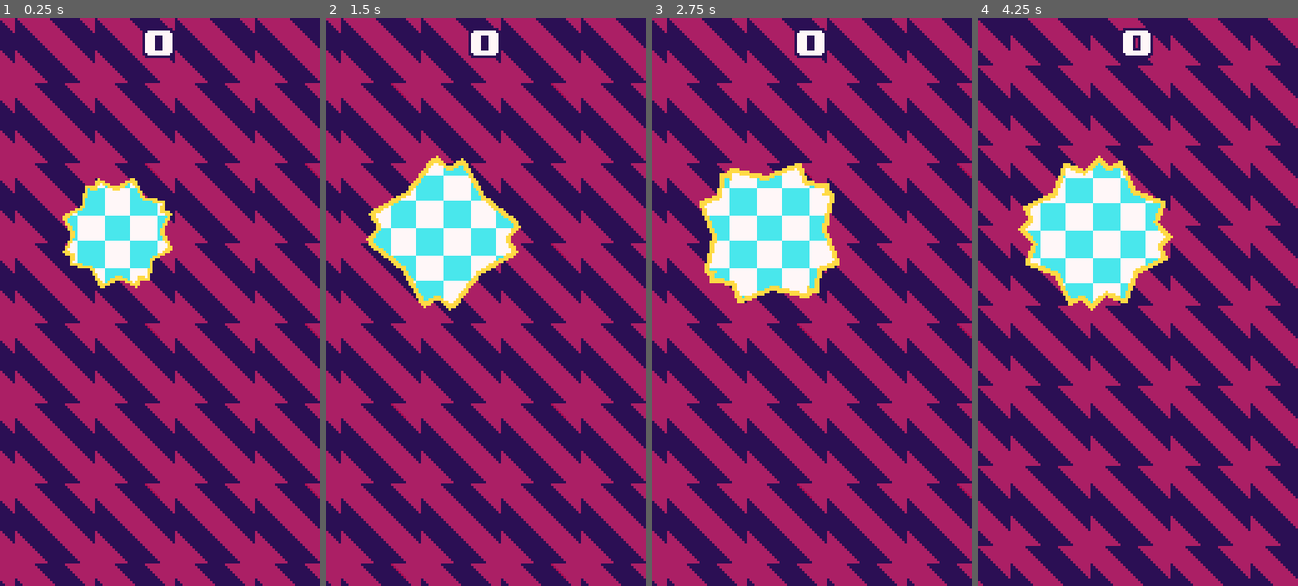
Above: before the commit, frames 1-4 (left to right).
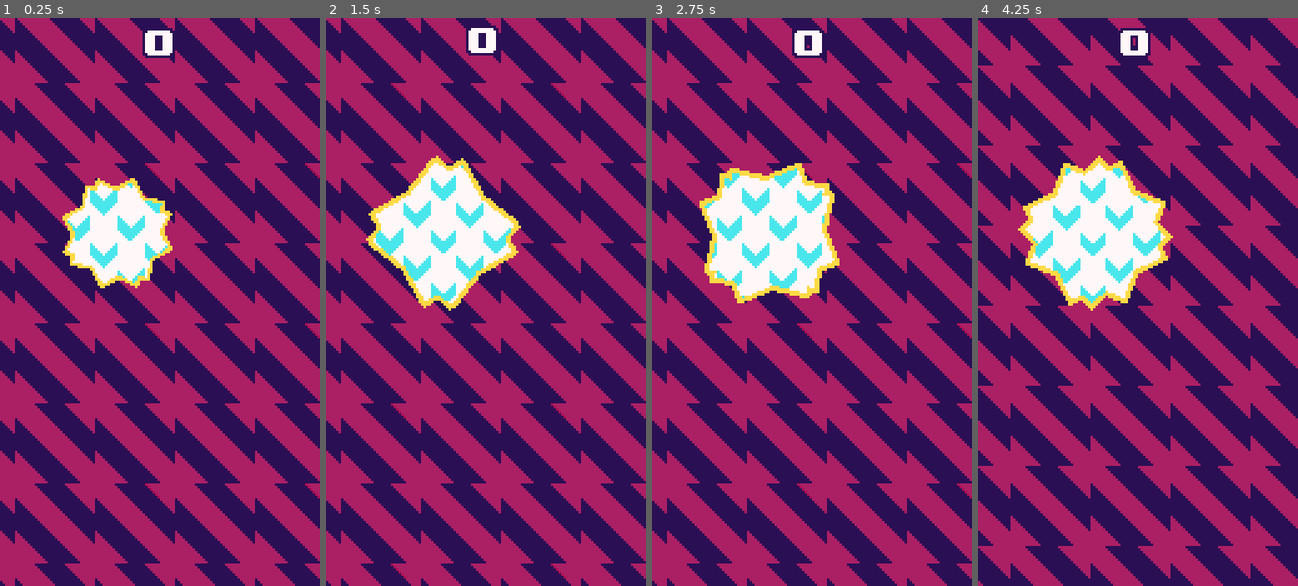
Above: after the commit, the same moments.

Repository: onsclom/MobileGameTemp
Game: Godot game, scene res://Main.tscn
Same seed, same stepped clock (60 frames per second), same inputs: the game is played once before the commit and once after it.
Inputs (mouse positions are in pixels of both pictures, inside the frame that each line leads up to):
- Up to frame 1 (0.25 s): no input
- Up to frame 2 (1.5 s): move the mouse to (556, 273) at 0.52 s; click (556, 273) at 0.67 s; move the mouse to (422, 330) at 1.27 s; hold Down (ui_down) from 1.28 s (still down)
- Up to frame 3 (2.75 s): move the mouse to (844, 177) at 2.02 s; release Down (ui_down) at 2.03 s
- Up to frame 4 (4.25 s): move the mouse to (1122, 415) at 2.77 s; click (1122, 415) at 2.92 s; move the mouse to (1234, 387) at 3.52 s; hold Down (ui_down) from 3.53 s (still down)

The runs differ from the first frame. In frame 1, 2.0% of the frame differs, in the area x 21-53%, y 29-47%; in frame 2, 3.4%; in frame 3, 3.3%; in frame 4, 3.7%, in the area x 15-58%, y 1-50%.

Commit message:
Adding score shake

Diff:
--- /dev/null
+++ b/GameManager.tscn
@@ -0,0 +1,6 @@
+[gd_scene load_steps=2 format=2]
+
+[ext_resource path="res://Singleton.gd" type="Script" id=1]
+
+[node name="GameManager" type="Node"]
+script = ExtResource( 1 )
--- /dev/null
+++ b/LabelShake.gd
@@ -0,0 +1,41 @@
+extends Label
+
+export var decay = .8  # How quickly the shaking stops [0, 1].
+export var max_offset = Vector2(7, 7)  # Maximum hor/ver shake in pixels.
+export var max_roll = 0.1  # Maximum rotation in radians (use sparingly).
+export (NodePath) var target  # Assign the node this camera will follow.
+
+var trauma = 0.0  # Current shake strength.
+var trauma_power = 2  # Trauma exponent. Use [2, 3].
+onready var noise = OpenSimplexNoise.new()
+var noise_y = 0
+
+func _ready():
+	randomize()
+	noise.seed = randi()
+	noise.period = 4
+	noise.octaves = 2
+
+func _process(delta):
+	rect_position = Vector2(0,0)
+	if trauma:
+		trauma = max(trauma - decay * delta, 0)
+		shake()
+
+	if Input.is_action_just_pressed("ui_down"):
+		add_trauma(.7)
+
+func shake():
+	var amount = pow(trauma, trauma_power)
+	noise_y += 1
+	# Using noise
+	#rotation = max_roll * amount * noise.get_noise_2d(noise.seed, noise_y)
+	rect_position.x = max_offset.x * amount * noise.get_noise_2d(noise.seed*2, noise_y)
+	rect_position.y = max_offset.y * amount * noise.get_noise_2d(noise.seed*3, noise_y)
+	if abs(rect_position.x)<1:
+		rect_position.x = 0
+	if abs(rect_position.y)<1:
+		rect_position.y = 0
+
+func add_trauma(amount):
+	trauma = min(trauma + amount, 1.0)
--- a/Main.tscn
+++ b/Main.tscn
@@ -6,6 +6,7 @@
 [ext_resource path="res://Target.gd" type="Script" id=4]
 [ext_resource path="res://PoppableCircle.shader" type="Shader" id=5]
 [ext_resource path="res://PNG/Default size/pattern02.png" type="Texture" id=6]
+[ext_resource path="res://LabelShake.gd" type="Script" id=7]
 
 [sub_resource type="ShaderMaterial" id=1]
 shader = ExtResource( 5 )
@@ -61,6 +62,7 @@
 custom_constants/shadow_as_outline = 1
 text = "0"
 align = 1
+script = ExtResource( 7 )
 __meta__ = {
 "_edit_use_anchors_": false
 }
--- a/MainGame.gd
+++ b/MainGame.gd
@@ -27,6 +27,7 @@
 func _ready():
 	rng.randomize()
 	spawn_new_circle()
+	GameManager.score_label = $Label
 	pass # Replace with function body.
 
 
@@ -40,15 +41,14 @@
 		first = false
 	else:
 		$Camera.add_trauma(.9)
-		score+=1
+
 
 	cur_texture+=1
 	$ColorRect.material.set_shader_param("pattern", texture_list[cur_texture%texture_list.size()])
 	$ColorRect.material.set_shader_param("dir", dir_list[cur_texture%dir_list.size()])
 
-	score_label.text = str(score)
 	var new_circle = CircleTscn.instance()
 	new_circle.position = Vector2(rng.randi_range(0, get_viewport().size.x), rng.randi_range(0, get_viewport().size.y))
-	new_circle.texture = texture_list[(cur_texture+texture_list.size()/2)%texture_list.size()]
+	new_circle.texture = texture_list[(cur_texture+texture_list.size()+1)%texture_list.size()]
 	$Circles.add_child(new_circle)
 	new_circle.connect("popped", self, "spawn_new_circle")
--- /dev/null
+++ b/Singleton.gd
@@ -0,0 +1,14 @@
+extends Node
+
+var score_label
+var score = 0
+
+# Called when the node enters the scene tree for the first time.
+func _ready():
+	pass # Replace with function body.
+
+
+# Called every frame. 'delta' is the elapsed time since the previous frame.
+func _process(delta):
+	score_label.text = str(score)
+	pass
--- a/plus1.gd
+++ b/plus1.gd
@@ -30,6 +30,8 @@
 		position += diff * pow((1/diff.length()),2)*speed
 		diff = (target.position-position)
 		if diff.length() < 10:
+			GameManager.score += 1
+			GameManager.score_label.add_trauma(.8)
 			queue_free()
 	elif alive_time<wait_time:
 		position += rand_dir*(wait_time-alive_time)*pre_speed
--- a/project.godot
+++ b/project.godot
@@ -23,6 +23,10 @@
 config/name="SimpleMobileGame"
 run/main_scene="res://Main.tscn"
 config/icon="res://icon.png"
+
+[autoload]
+
+GameManager="*res://GameManager.tscn"
 
 [display]
 
Not shown: 1 places in Main.tscn that only renumber resources
Not shown, changed: index.html
Not shown, changed: index.pck
